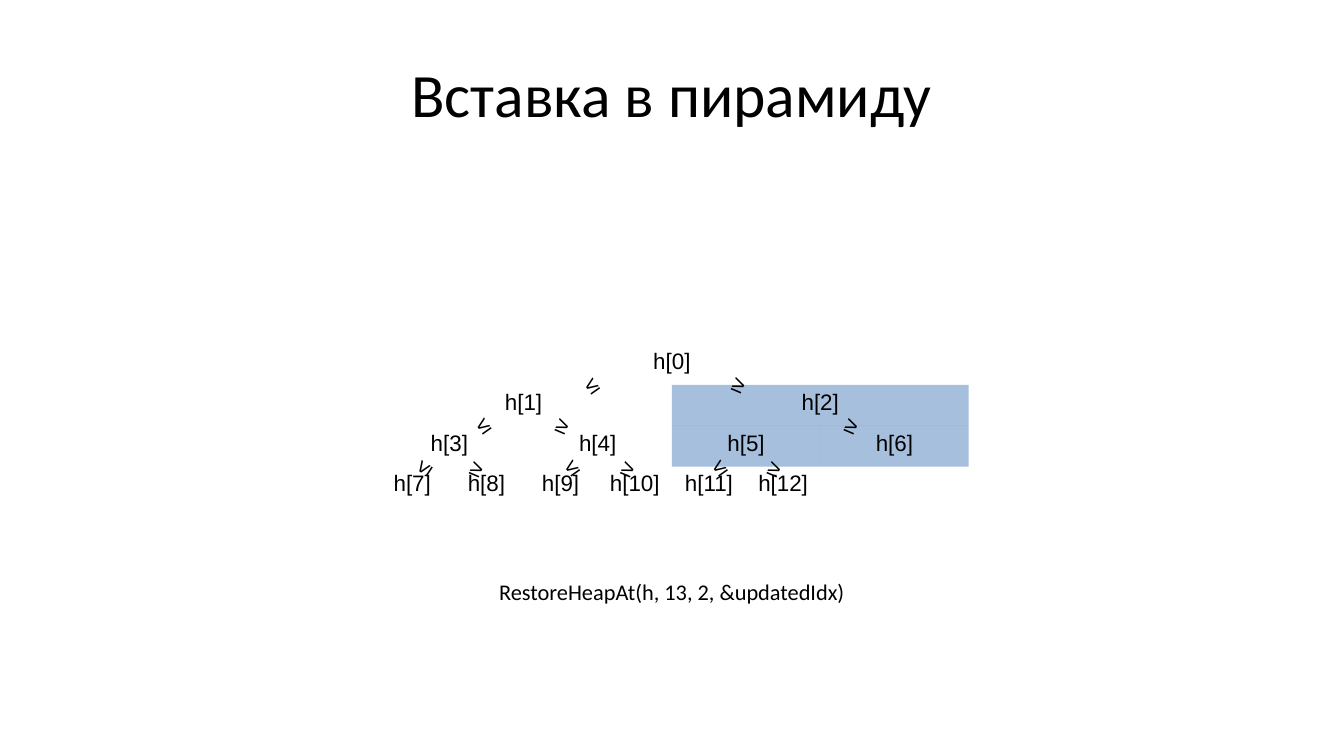
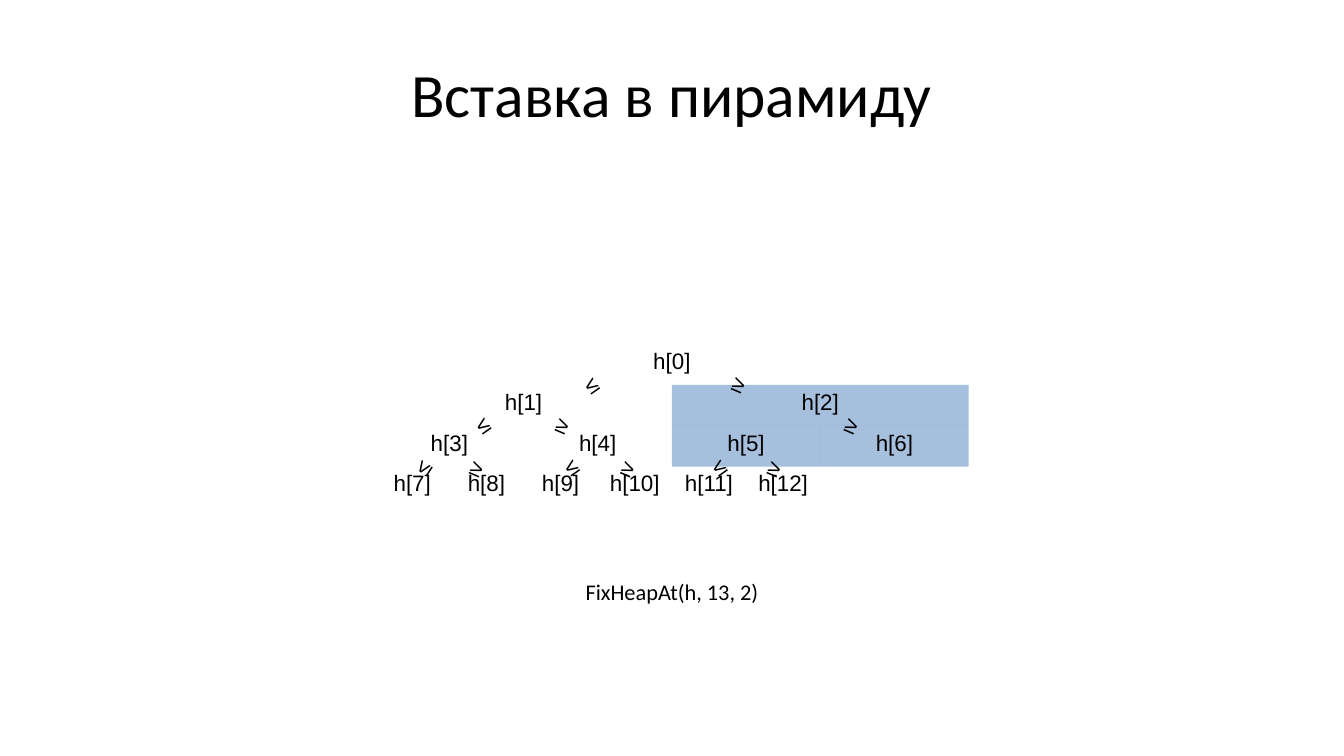
Before and after one commit to Evgueni-Petrov-aka-espetrov/Algorithms-and-Programming-in-C-pptx, a slide deck: slide 64 of 13 Сортировка.pptx. Drawn at 1344x756 pixels with LibreOffice and Linux fonts; fonts in the diff are those of the drawing. Boxes give left, top, right and bottom in pixels: in the first picture for what was removed or moved away, otherwise in the second. Text is boxed around its words. In the diff, an @@ line names an element or a change of style, - is before the commit and + after.

Commit message:
исправил код heap sort :-)

```diff
--- a/13 Сортировка.pptx
+++ b/13 Сортировка.pptx
@@ text at [586, 584, 758, 604]: text changed @@
-RestoreHeapAt(h, 13, 2, &updatedIdx)
+FixHeapAt(h, 13, 2)
```
Also in this commit, not shown: 9 other slides changed.
